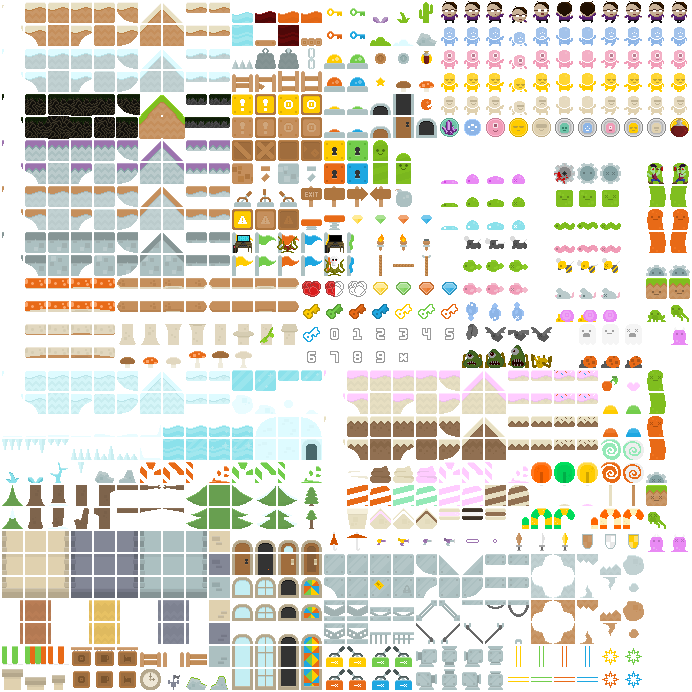
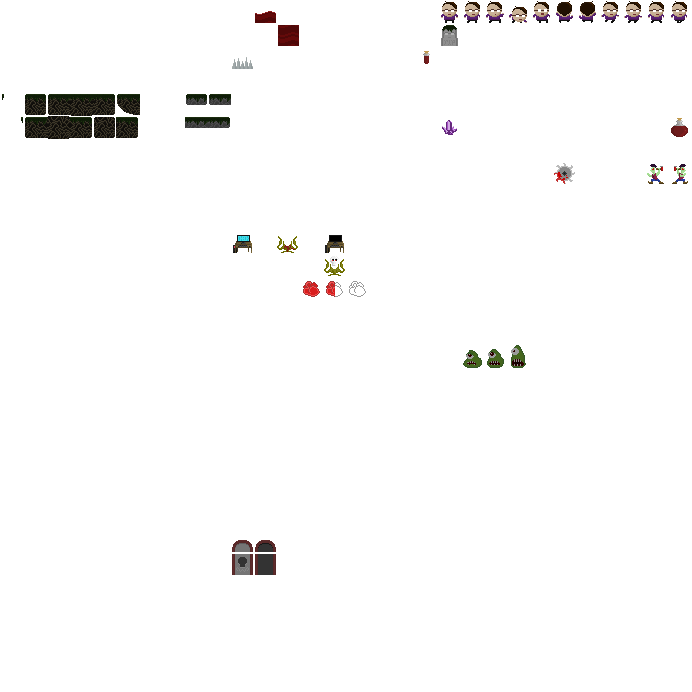
Revision of a layered w=692, h=692 image; what changed, layer by layer:
added layer "Layer 16" above "Layer 15" over [442, 25, 457, 46]
added layer "Layer 15" above "Spikes" over [441, 25, 458, 46]
added group "Spikes" (1st of 2) with 1 layers above "Doors" over [232, 57, 253, 69]
added layer "Spikes" (2nd of 2, in "Spikes") in group "Spikes" over [232, 57, 253, 69]
added group "Doors" with 2 layers above "ExtraLife" over [232, 540, 276, 575]
added layer "Layer 14 copy" in group "Doors" over [255, 540, 276, 575]
added layer "Layer 14" in group "Doors" over [232, 540, 253, 575]
added group "ExtraLife" (1st of 2) with 1 layers above "Vials" over [442, 120, 457, 135]
moved "ExtraLife" (2nd of 2, in "ExtraLife") into group "ExtraLife" over [442, 120, 457, 135]
hid "Layer 0" over [2, 2, 690, 690]
